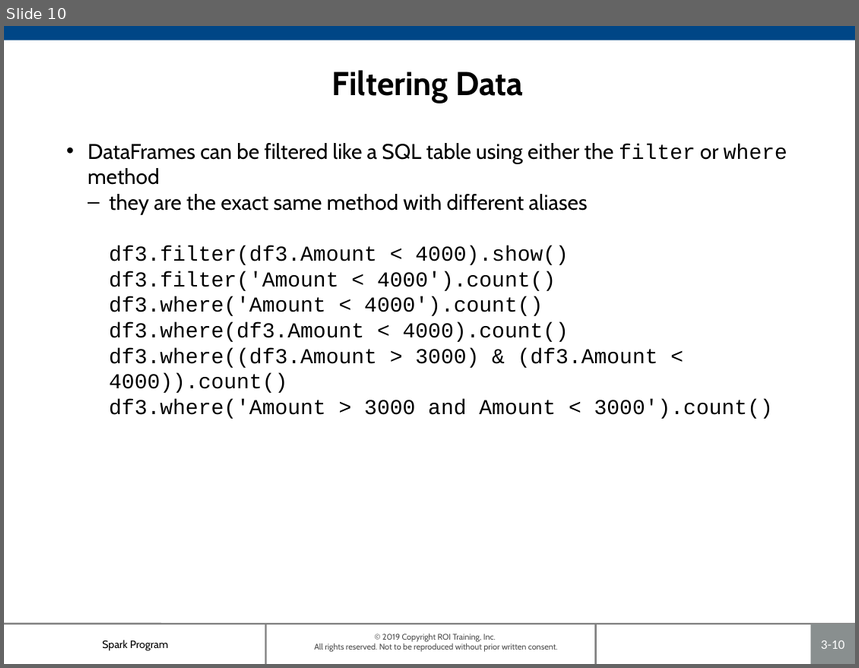
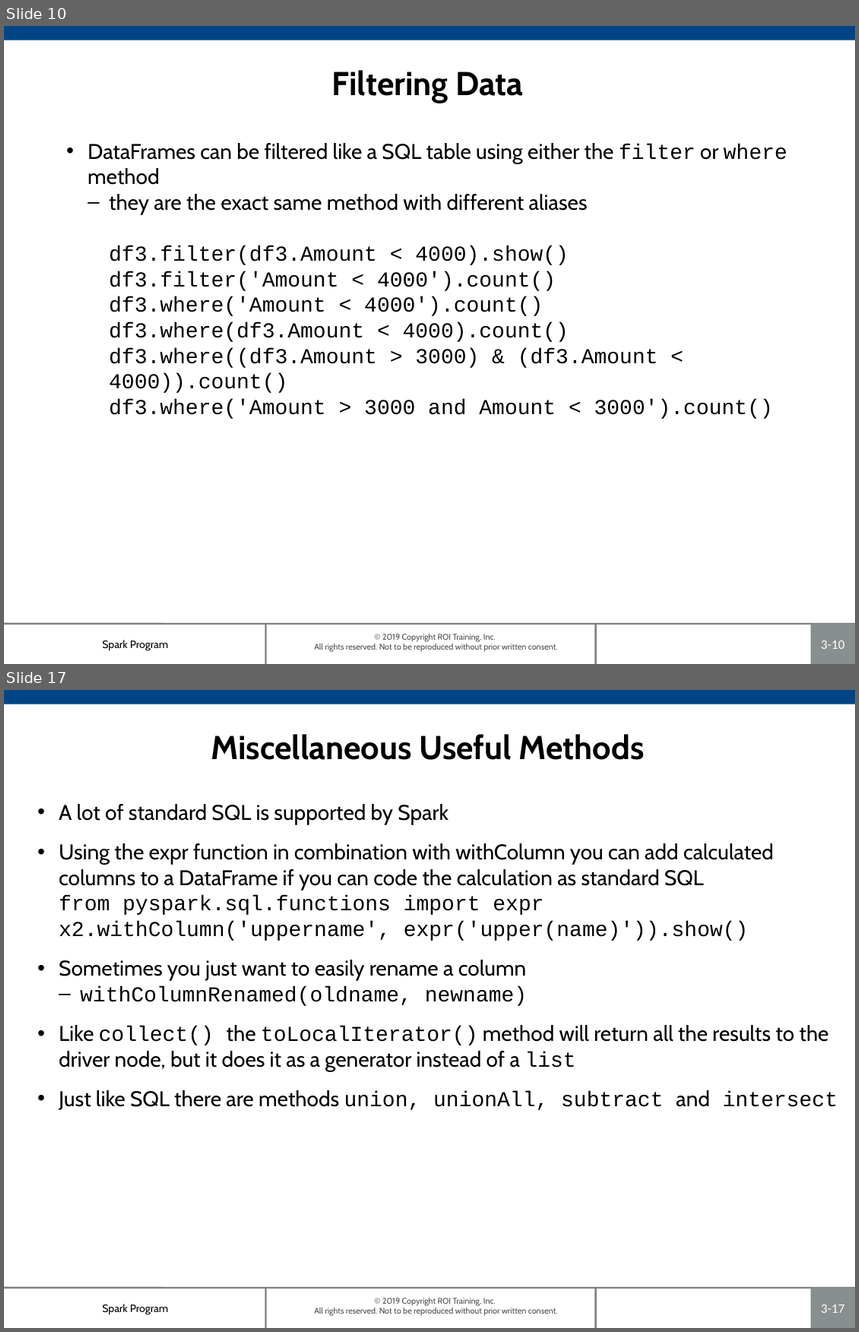
Before and after one commit to roitraining/SparkProgram, a slide deck: Day2/Ch03_DataFrames.pptx. Shown one above the other, each under a label of ours: slide 10 before the commit, slides 10 and 17 after it; the slides between them are not shown. The pictures are 859x668 and 859x1332 pixels, drawn with LibreOffice and Linux fonts; fonts in the diff are those of the drawing; background and template pictures are left out. Boxes give left, top, right and bottom in pixels: in the first picture for what was removed or moved away, otherwise in the second. Text is boxed around its words. In the diff, an @@ line names an element or a change of style, - is before the commit and + after.

```diff
--- a/Day2/Ch03_DataFrames.pptx
+++ b/Day2/Ch03_DataFrames.pptx
@@ slide 17 added at (4,690,855,1328), background #FFFFFF; not listed: 7 template elements that a slide beside it also shows @@
@@ title added at (211,734,645,760), 28 pt, text #000000, bold @@
+Miscellaneous Useful Methods
@@ text added at (59,804,838,1110), 18 pt, text #000000 @@
+• A lot of standard SQL is supported by Spark
+• Using the expr function in combination with withColumn you can add calculated columns to a DataFrame if you can code the calculation as standard SQL
+  from pyspark.sql.functions import expr
+  x2.withColumn('uppername', expr('upper(name)')).show()
+• Sometimes you just want to easily rename a column
+  – withColumnRenamed(oldname, newname)
+• Like collect() the toLocalIterator() method will return all the results to the driver node, but it does it as a generator instead of a list
+• Just like SQL there are methods union, unionAll, subtract and intersect
```
Also in this commit, not shown: 2 slides changed, 6 other slides added, 1 slide removed.
